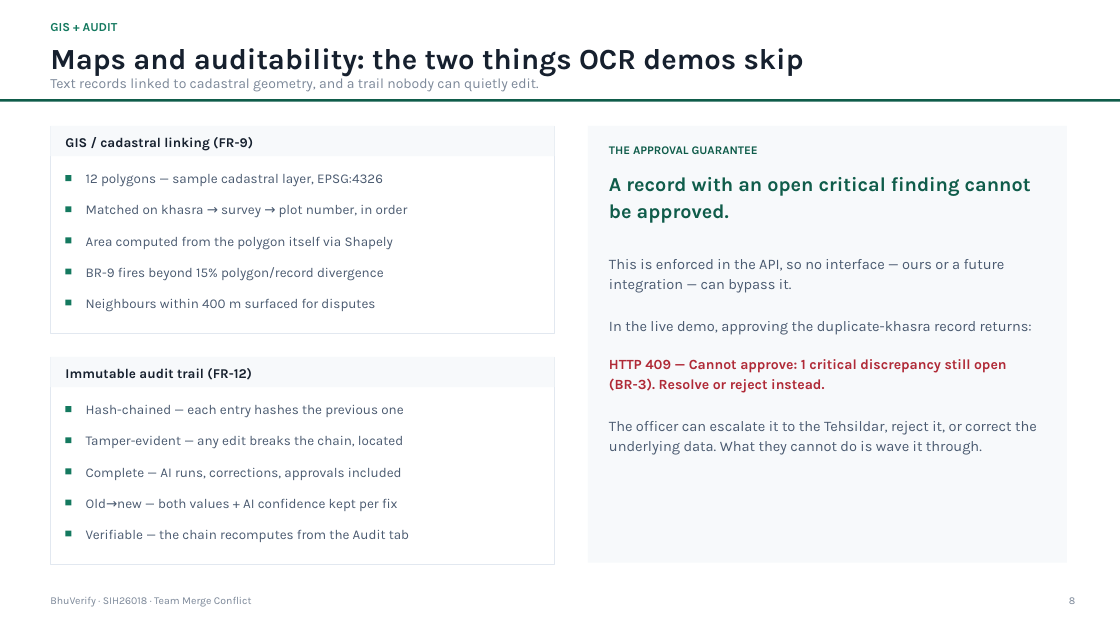
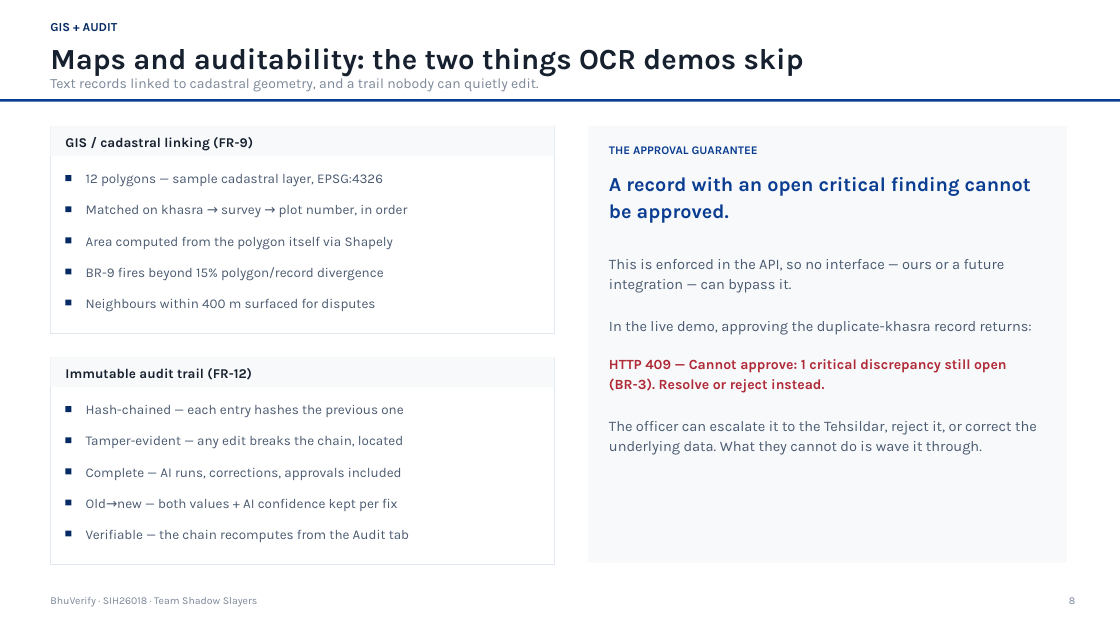
Before and after one commit to fresherscomputersc-hash/Bhuverify, a slide deck: slide 8 of BhuVerify_SIH26018_Pitch_Deck.pptx. Drawn at 1120x630 pixels with LibreOffice and Linux fonts; fonts in the diff are those of the drawing. Boxes give left, top, right and bottom in pixels: in the first picture for what was removed or moved away, otherwise in the second. Text is boxed around its words. In the diff, an @@ line names an element or a change of style, - is before the commit and + after.

```diff
--- a/BhuVerify_SIH26018_Pitch_Deck.pptx
+++ b/BhuVerify_SIH26018_Pitch_Deck.pptx
@@ text "GIS + AUDIT" at <box>50,23,118,31</box>: text colour #14795F to #062A63 @@
@@ rectangle at <box>0,99,1120,102</box>: fill #0F5C4A to #0A3D91 @@
@@ text "THE APPROVAL GUARANTEE" at <box>609,146,758,154</box>: text colour #0F5C4A to #0A3D91 @@
@@ text "A record with an open ..." at <box>609,177,1031,223</box>: text colour #0F5C4A to #0A3D91 @@
@@ fill #14795F to #062A63 in 10 elements at <box>66,176,71,181</box>, <box>66,207,71,213</box>, <box>66,238,71,244</box>, <box>66,269,71,275</box>, <box>66,300,71,306</box>, <box>66,407,71,413</box>, <box>66,438,71,444</box>, <box>66,469,71,475</box>, <box>66,500,71,506</box>, <box>66,531,71,537</box> @@
@@ text at <box>50,597,258,607</box>: text changed @@
-BhuVerify · SIH26018 · Team Merge Conflict
+BhuVerify · SIH26018 · Team Shadow Slayers
```
Also in this commit, not shown: 11 other slides changed, 19 other files.
